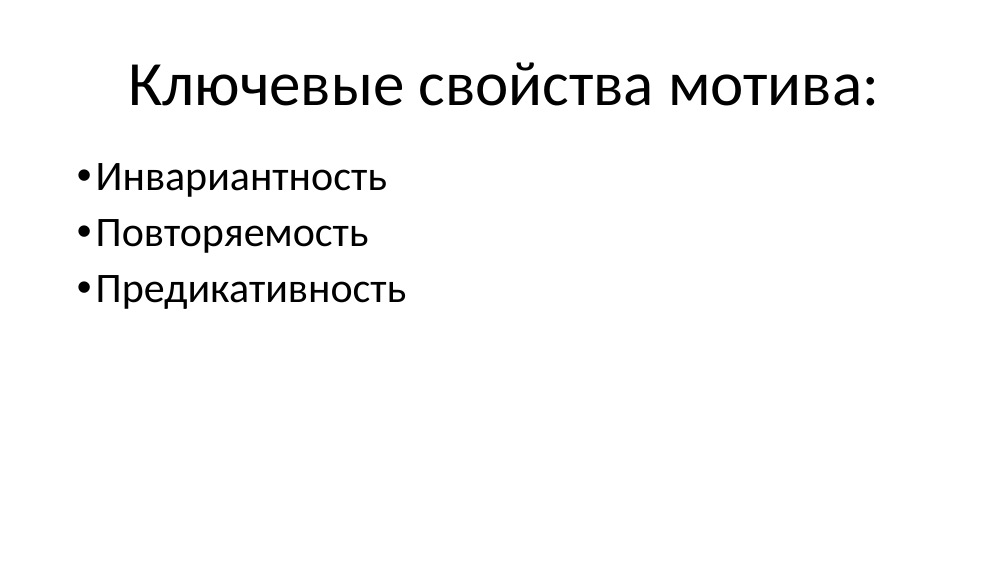
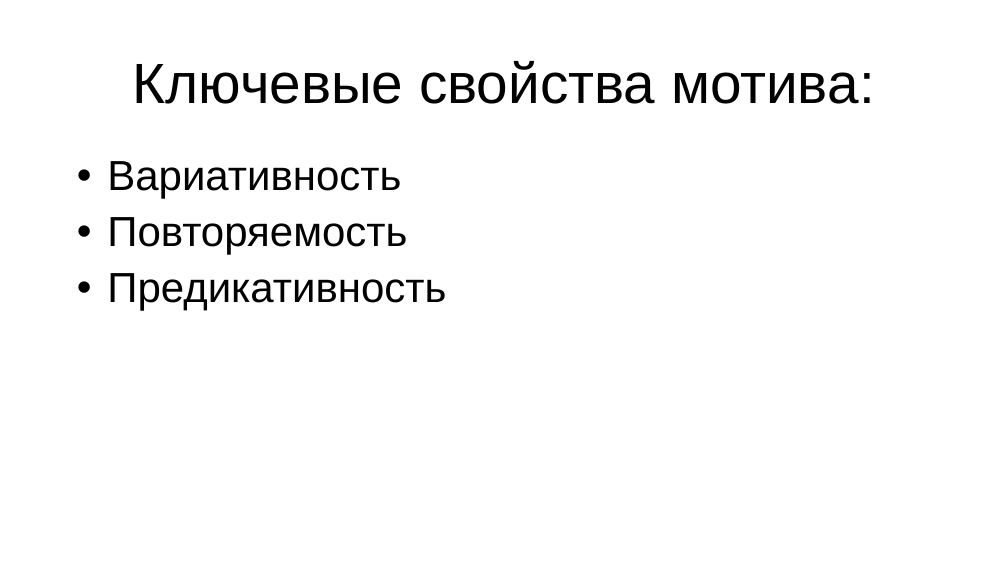
Before and after one commit to mtaktash/motive-grammar, a slide deck: slide 4 of slides/итоги грамматика мотива.pptx. Drawn at 1008x567 pixels with LibreOffice and Linux fonts; fonts in the diff are those of the drawing. Boxes give left, top, right and bottom in pixels: in the first picture for what was removed or moved away, otherwise in the second. Text is boxed around its words. In the diff, an @@ line names an element or a change of style, - is before the commit and + after.

```diff
--- a/slides/итоги грамматика мотива.pptx
+++ b/slides/итоги грамматика мотива.pptx
@@ title "Ключевые свойства мотива:" at [133, 61, 875, 104]: size 60 to 54 pt, font Calibri to Arial @@
@@ text at [107, 161, 401, 199]: text changed; font Calibri to Arial @@
-• Инвариантность
+• Вариативность
@@ text at [107, 217, 446, 311]: font Calibri to Arial in "Повторяемость", "Предикативность" @@
```
Also in this commit, not shown: 11 other slides changed, 6 slides added, 1 other file.
